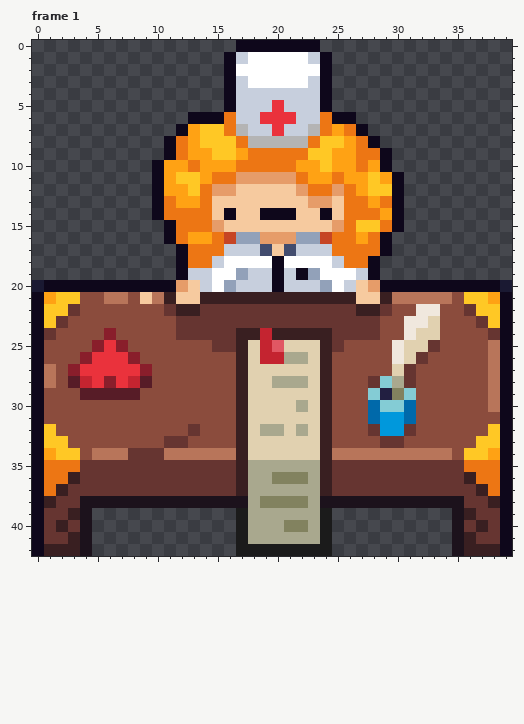
One commit to this pixel-art file: BurningKnight/Content/Animations/nurse.ase. Above: the version before the commit.
40x43 pixels, 1 frame. Shown: frame 1. The commit also changed other frames, which this record leaves out.
After the commit:
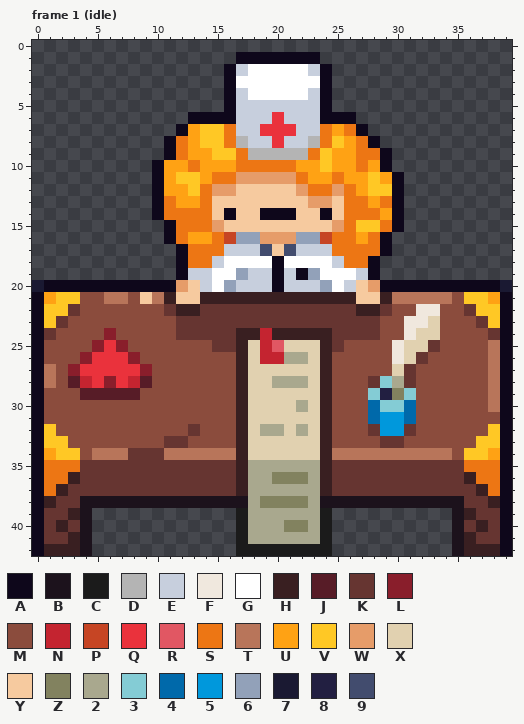
Palette (. is transparent): A #0e071b  B #1c121c  C #1b1b1b  D #b4b4b4  E #c7cfdd  F #f0e8de  G #ffffff  H #391f21  J #571c27  K #663531  L #891e2b  M #8b4c3d  N #c42430  P #c64524  Q #ea323c  R #e15763  S #ed7614  T #b8755a  U #ffa214  V #ffc825  W #e69c69  X #e1d1b0  Y #f6ca9f  Z #82825f  2 #a9a88e  3 #84ccd5  4 #0069aa  5 #0098dc  6 #92a1b9  7 #1a1932  8 #221f41  9 #424c6e
Change:
Frame 1 (idle):
The author changed colour E to colour A in row 1 at x 17 and 23.
The author changed colour G to colour A in row 1 at x 18 to 22.
The author changed colour S to colour A in row 6 at x 16 and 24.
The author changed colour S to colour D in row 8 at x 17 and 23; in row 9 at x 18 to 22.
The author changed colour D to colour E in row 7 at x 17 and 23; in row 8 at x 18 to 19 and 21 to 22.
The author changed colour G to colour E in row 2 at x 17 and 23.
The author changed colour Q to colour E in row 5 at x 20; in row 6 at x 19 and 21.
The author changed colour E to colour G in row 3 at x 17 and 23; in row 4 at x 18 to 22.
The author changed colour D to colour Q in row 8 at x 20.
The author changed colour E to colour Q in row 7 at x 19 and 21.
The author changed colour U to colour S in row 9 at x 17.
The author changed colour V to colour S in row 8 at x 16 and 24; in row 9 at x 23.
The author cleared colour A in row 0 at x 17 to 23; in row 1 at x 16 and 24.
Where, in picture pixels (left, top, right, bottom), the same in both pictures:
changed: (224, 40, 332, 160)
